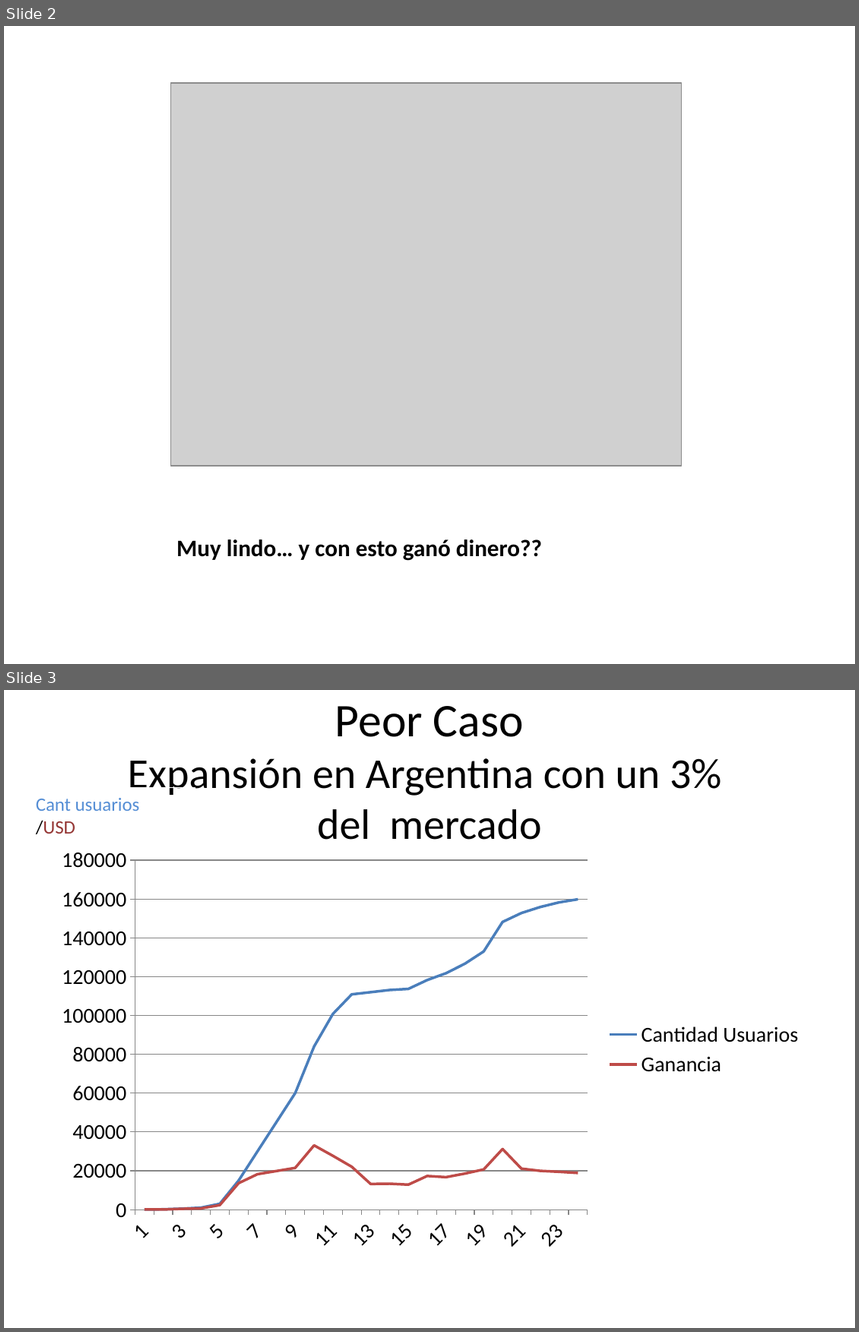
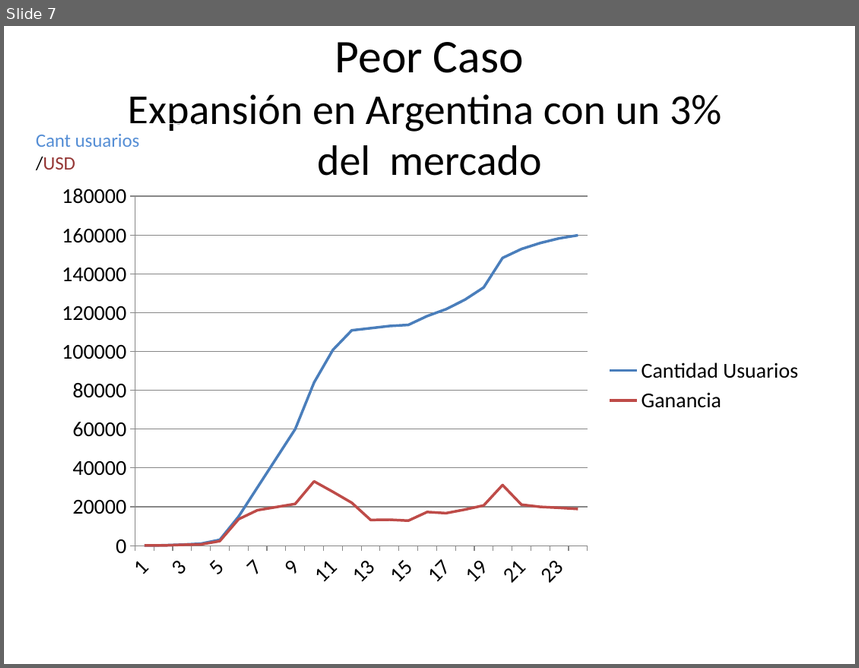
Before and after one commit to dschenkelman/taller-proyectos, a slide deck: Assets/Presentación negocio.pptx. Shown one above the other, each under a label of ours: slides 2 and 3 before the commit, slide 7 after it. The pictures are 859x1332 and 859x668 pixels, drawn with LibreOffice and Linux fonts; fonts in the diff are those of the drawing; grey boxes stand for pictures. Boxes give left, top, right and bottom in pixels: in the first picture for what was removed or moved away, otherwise in the second. Text is boxed around its words. In the diff, an @@ line names an element or a change of style, - is before the commit and + after.

```diff
--- a/Assets/Presentación negocio.pptx
+++ b/Assets/Presentación negocio.pptx
@@ slide 2 removed at bbox=[4, 26, 855, 664], background #FFFFFF @@
@@ picture removed at bbox=[171, 83, 682, 466] @@
@@ title removed at bbox=[177, 540, 542, 561] @@
-Muy lindo… y con esto ganó dinero??
@@ what was slide 3 is now slide 7 @@
```
Also in this commit, not shown: 9 slides added, 1 other slide removed, 1 other file.
